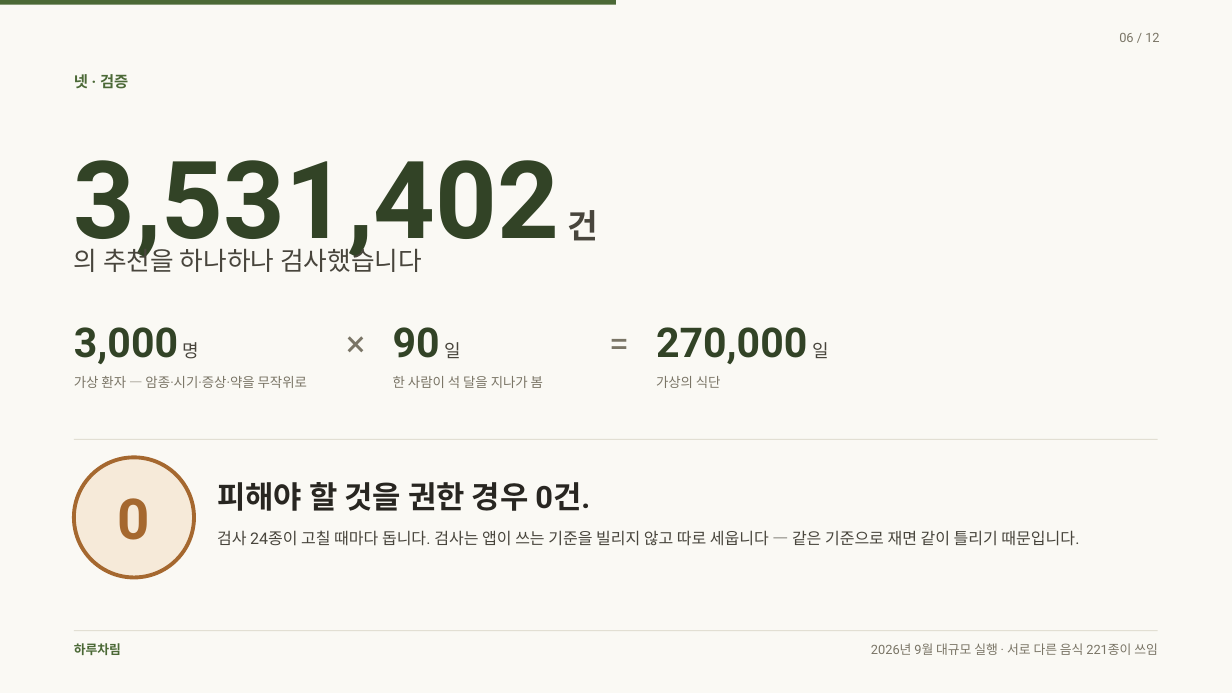
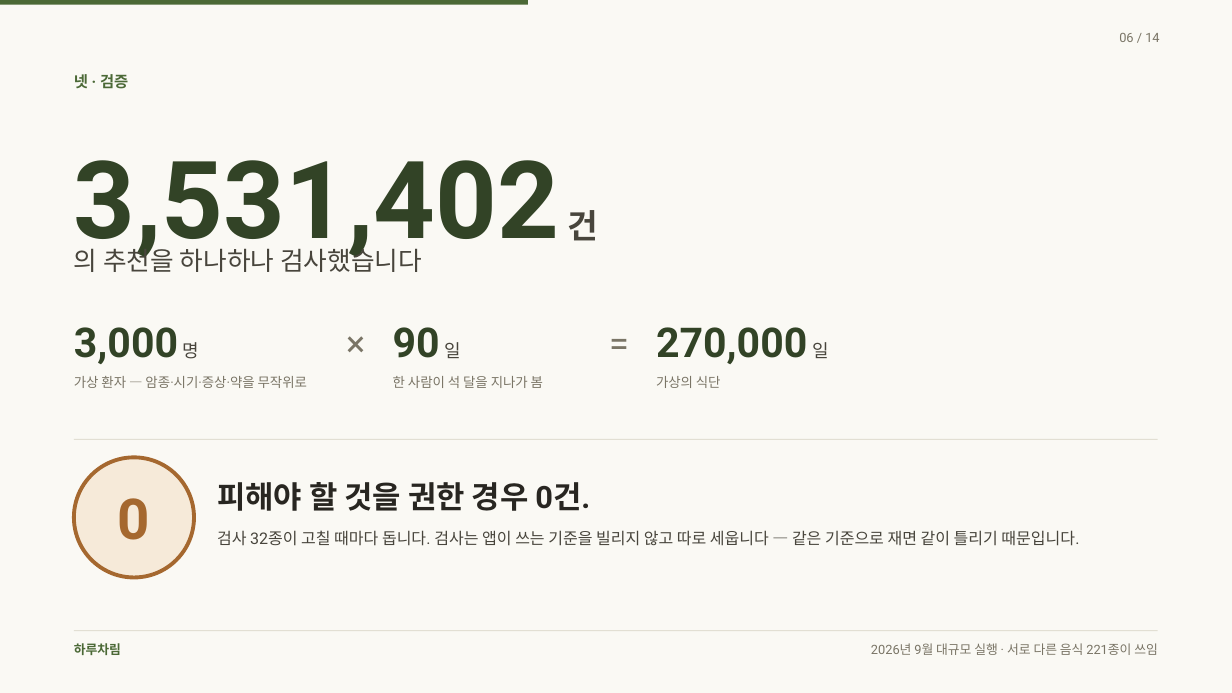
Before and after one commit to rohkwangwon-lang/harucharim-app, a slide deck: slide 6 of docs/홍보/하루차림-발표.pptx. Drawn at 1232x693 pixels with LibreOffice and Linux fonts; fonts in the diff are those of the drawing. Boxes give left, top, right and bottom in pixels: in the first picture for what was removed or moved away, otherwise in the second. Text is boxed around its words. In the diff, an @@ line names an element or a change of style, - is before the commit and + after.

```diff
--- a/docs/홍보/하루차림-발표.pptx
+++ b/docs/홍보/하루차림-발표.pptx
@@ rectangle: place and size @@
-rectangle at bbox=[0, 0, 616, 5]
+rectangle at bbox=[0, 0, 528, 5]
@@ text at bbox=[1119, 33, 1159, 42]: text changed @@
-06 / 12
+06 / 14
@@ text at bbox=[217, 530, 1079, 546]: text changed @@
-검사 24종이 고칠 때마다 돕니다. 검사는 앱이 쓰는 기준을 빌리지 않고 따로 세웁니다 — 같은 기준으로 재면 같이 틀리기 때문입니다.
+검사 32종이 고칠 때마다 돕니다. 검사는 앱이 쓰는 기준을 빌리지 않고 따로 세웁니다 — 같은 기준으로 재면 같이 틀리기 때문입니다.
```
Also in this commit, not shown: 11 other slides changed, 2 slides added, 16 other files.
